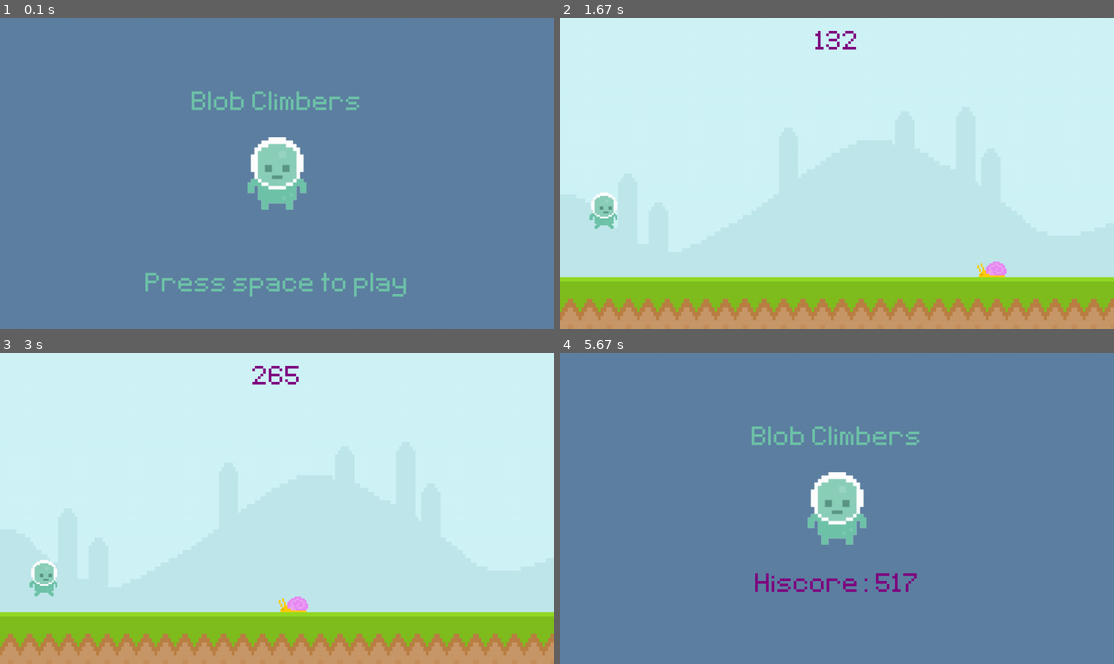
Above: before the commit, frames 1-4 (two rows, left to right).
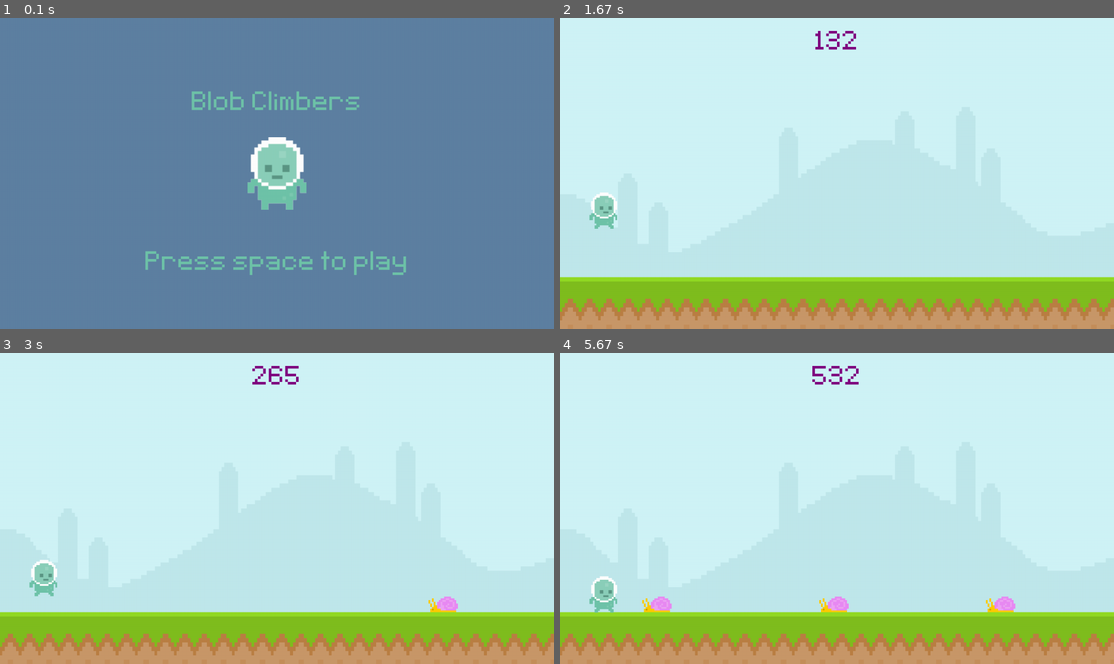
Above: after the commit, the same moments.

Repository: Zyphaex/pygame
Game: pygame game, started from main.py
Same seed, same stepped clock (60 frames per second), same inputs: the game is played once before the commit and once after it.
Inputs (mouse positions are in pixels of both pictures, inside the frame that each line leads up to):
- Up to frame 1 (0.1 s): no input
- Up to frame 2 (1.67 s): tap Space at 0.33 s; click (837, 195) at 0.72 s; click (1041, 282) at 1.55 s
- Up to frame 3 (3 s): click (249, 589) at 2.38 s
- Up to frame 4 (5.67 s): click (759, 443) at 3.22 s; click (1008, 502) at 4.05 s; click (676, 449) at 4.88 s

The runs differ from the first frame. In frame 1, 1.8% of the frame differs, in the area x 26-74%, y 74-90%; in frame 2, 0.2%; in frame 3, 0.4%; in frame 4, 100%, in the area x 0-100%, y 0-100%.

Commit message:
Add repeating obstacles

Diff:
--- a/main.py
+++ b/main.py
@@ -1,14 +1,8 @@
 import pygame
 from sys import exit
+from random import randint
 
 from utilities.constants import SCREEN_WIDTH, SCREEN_HEIGHT, FPS, PURPLE, GROUND_HEIGHT, FONT_PATH, SKY_PATH, GROUND_PATH, PLAYER_PATH, SNAIL_PATH, PLAYER_STAND_PATH
-
-def display_score():
-    score = int(pygame.time.get_ticks() / 10) - start_time
-    score_surf = font.render(f'{score}', False, PURPLE)
-    score_rect = score_surf.get_rect(center=(SCREEN_WIDTH // 2, 60))
-    screen.blit(score_surf, score_rect)
-    return score
 
 pygame.init()
 pygame.display.set_caption('Blob Climbers')
@@ -18,29 +12,59 @@
 game_active = False
 start_time = 0
 hiscore = 0
+player_gravity = 0
 
+# World
 sky_surf = pygame.image.load(SKY_PATH).convert()
 sky_surf = pygame.transform.scale(sky_surf, (SCREEN_WIDTH, SCREEN_HEIGHT))
 ground_surf = pygame.image.load(GROUND_PATH).convert()
 ground_surf = pygame.transform.scale(ground_surf, (SCREEN_WIDTH, SCREEN_HEIGHT - 300))
+
+# Player
 player_surf = pygame.image.load(PLAYER_PATH).convert_alpha()
+player_rect = player_surf.get_rect(midbottom=(100, GROUND_HEIGHT))
+
+# Obstacles
 snail_surf = pygame.image.load(SNAIL_PATH).convert_alpha()
+snail_rect = snail_surf.get_rect(midbottom=(SCREEN_WIDTH, GROUND_HEIGHT))
+obstacle_rect_list = []
+obstacle_timer = pygame.USEREVENT + 1
+pygame.time.set_timer(obstacle_timer, 1500)
 
-player_rect = player_surf.get_rect(midbottom=(100, GROUND_HEIGHT))
-snail_rect = snail_surf.get_rect(midbottom=(SCREEN_WIDTH, GROUND_HEIGHT))
+def obstacle_move(obstacle_list):
+    if obstacle_list:
+        for obstacle_rect in obstacle_list:
+            obstacle_rect.x -= 5
+            screen.blit(snail_surf, obstacle_rect)
+        obstacle_list = [obstacle for obstacle in obstacle_list if obstacle.x > -100]
+        return obstacle_list
+    else:
+        return []
 
-player_gravity = 0
+# Collisions
+def collisions(player, obstacles):
+    if obstacles:
+        for obstacle_rect in obstacles:
+            if player.colliderect(obstacle_rect):
+                return False
+    return True
+
+# Score
+def display_score():
+    score = int(pygame.time.get_ticks() / 10) - start_time
+    score_surf = font.render(f'{score}', False, PURPLE)
+    score_rect = score_surf.get_rect(center=(SCREEN_WIDTH // 2, 60))
+    screen.blit(score_surf, score_rect)
+    return score
 
 # Main Menu
 game_name = font.render('Blob Climbers', False, (111, 196, 169))
 game_name_rect = game_name.get_rect(center = (640, 200))
-
 player_stand = pygame.image.load(PLAYER_STAND_PATH).convert_alpha()
 player_stand = pygame.transform.rotozoom(player_stand, 0, 2)
 player_stand_rect = player_stand.get_rect(center = (640, 360))
-
 game_message = font.render('Press space to play', False, (111, 196, 169))
-game_message_rect = game_message.get_rect(center=(SCREEN_WIDTH // 2, SCREEN_HEIGHT - 100))
+game_message_rect = game_message.get_rect(center=(SCREEN_WIDTH // 2, SCREEN_HEIGHT - 150))
 
 while True:
     for event in pygame.event.get():
@@ -59,17 +83,17 @@
                 snail_rect.left = SCREEN_WIDTH
                 start_time = int(pygame.time.get_ticks() / 10)
 
+        if event.type == obstacle_timer and game_active:
+            obstacle_rect_list.append(snail_surf.get_rect(midbottom=(randint(SCREEN_WIDTH, SCREEN_WIDTH + 200), GROUND_HEIGHT)))
+
     if game_active:
         screen.blit(sky_surf, (0, 0))
         screen.blit(ground_surf, (0, GROUND_HEIGHT))
+
         # Hiscore
         if display_score() >= hiscore:
             hiscore = display_score()
-        # Snail
-        screen.blit(snail_surf, snail_rect)
-        snail_rect.x -= 4
-        if snail_rect.right <= 0:
-            snail_rect.left = 1300
+
         # Player
         player_gravity += 1
         player_rect.y += player_gravity
@@ -77,15 +101,22 @@
         if player_rect.bottom >= GROUND_HEIGHT:
             player_rect.bottom = GROUND_HEIGHT
             player_gravity = 0
+
+        # Obstacle Movement
+        obstacle_rect_list = obstacle_move(obstacle_rect_list)
+
         # Collision
-        if snail_rect.colliderect(player_rect):
-            game_active = False
+        game_active = collisions(player_rect, obstacle_rect_list)
+
     else:
         screen.fill((94, 129, 162))
         screen.blit(game_name, game_name_rect)
         screen.blit(player_stand, player_stand_rect)
         score_message = font.render(f'Hiscore: {hiscore}', False, PURPLE)
-        score_message_rect = score_message.get_rect(center = (640, 540))
+        score_message_rect = score_message.get_rect(center = (SCREEN_WIDTH / 2, 540))
+        obstacle_rect_list.clear()
+        player_rect.midbottom = (100, GROUND_HEIGHT)
+        player_gravity = 0
         if hiscore == 0:
             screen.blit(game_message, game_message_rect)
         else:
